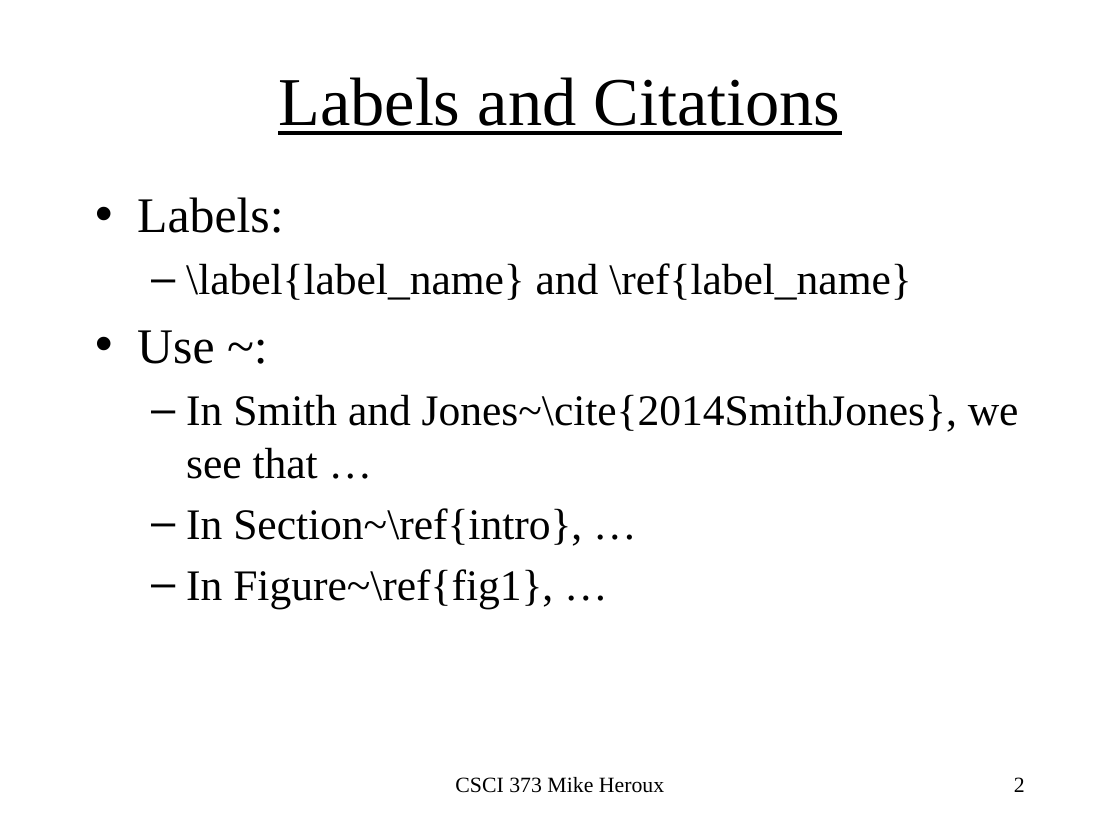
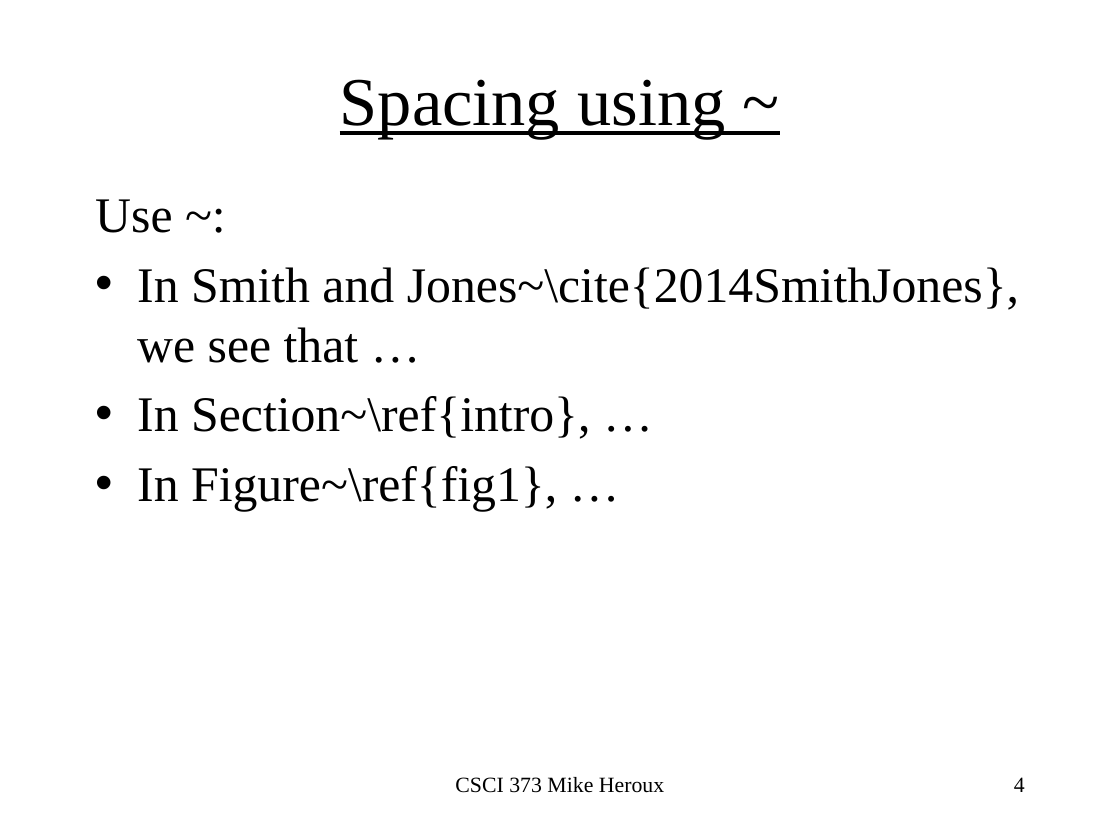
Before and after one commit to maherou/Teaching, a slide deck: slide 4 of files/CS373/TechWritingSpeaking2.0.pptx (slide 2 before the commit). Drawn at 1120x840 pixels with LibreOffice and Linux fonts; fonts in the diff are those of the drawing. Boxes give left, top, right and bottom in pixels: in the first picture for what was removed or moved away, otherwise in the second. Text is boxed around its words. In the diff, an @@ line names an element or a change of style, - is before the commit and + after.

```diff
--- a/files/CS373/TechWritingSpeaking2.0.pptx
+++ b/files/CS373/TechWritingSpeaking2.0.pptx
@@ title at bbox=[340, 79, 725, 138]: text changed @@
-Labels and Citations
+Spacing using ~
@@ text "Use ~:" at bbox=[95, 199, 1019, 511]: size 28 to 32 pt; bullet • to none; bullet – to •; list level 2 to 1 in "In Smith and Jones~\cite{2014SmithJones}, we ..."; list level 2 to 1 in "In Section~\ref{intro}, …"; list level 2 to 1 in "In Figure~\ref{fig1}, …" @@
@@ text at bbox=[137, 197, 911, 300]: paragraphs removed @@
-• Labels:
-  – \label{label_name} and \ref{label_name}
@@ page number at bbox=[1014, 777, 1025, 792]: text changed @@
-2
+4
```
Also in this commit, not shown: 1 other slide changed, 3 slides added, 1 other file.
